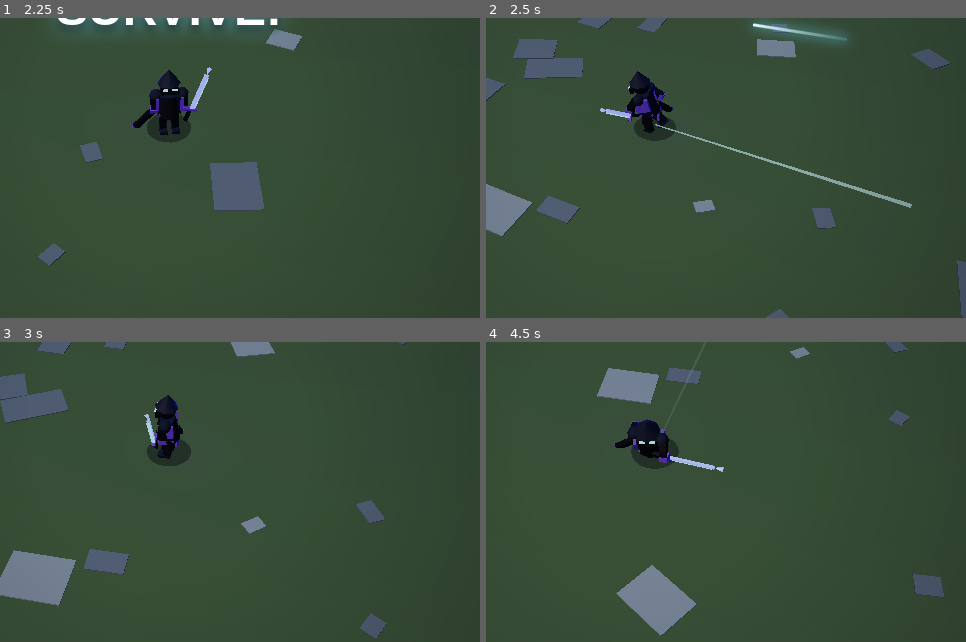
Above: before the commit, frames 1-4 (two rows, left to right).
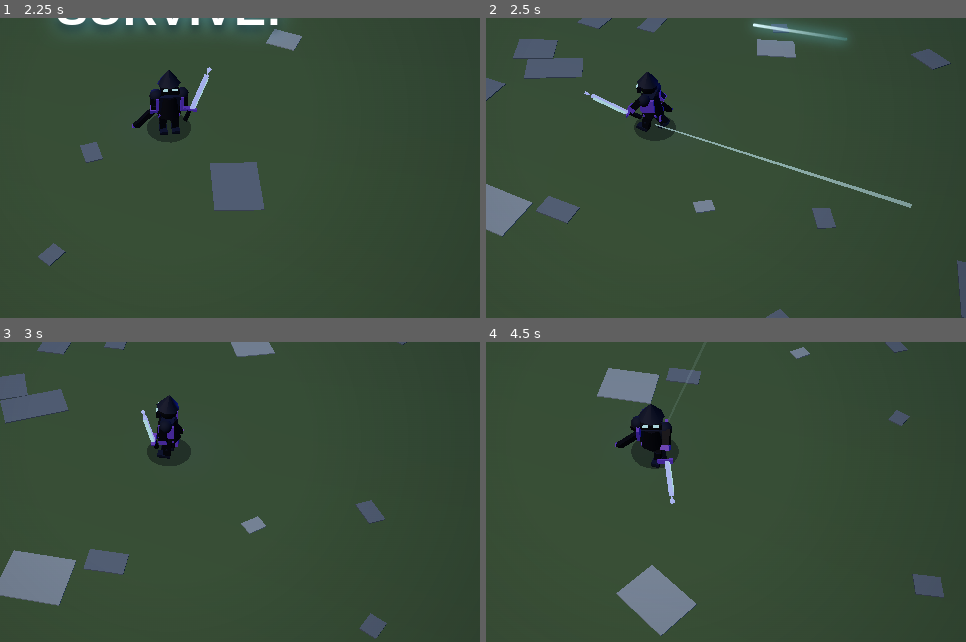
Above: after the commit, the same moments.

Repository: vexelkang-cell/gamepai
Game: browser game, page games/fliker-kill/index.html
The game is run twice, just before and just after one commit, with the same random seed, the same clock (stepped at 60 frames per second) and the same inputs.
Inputs (mouse positions are % of the whole screen's width and height, from its top left):
- Up to frame 1 (2.25 s): click "PLAY" at 0.27 s; click (50, 60) at 1.07 s; click "Ⅱ" at 1.27 s; click (30, 40) at 1.67 s; click "RESUME" at 1.77 s; click "♫" at 1.87 s
- Up to frame 2 (2.5 s): press the mouse at (70, 35) at 2.27 s; release the mouse at (50, 30) at 2.4 s; click "♪̸" at 2.47 s
- Up to frame 3 (3 s): click (65, 70) at 2.87 s
- Up to frame 4 (4.5 s): click "Ⅱ" at 3.07 s; click (25, 75) at 3.47 s; click "RESUME" at 3.67 s; press the mouse at (50, 30) at 4.07 s; release the mouse at (40, 85) at 4.2 s; click "♫" at 4.27 s
The pictures show only the part of the screen within x 32-82%, y 32-82%; the shares and areas given below are measured in that part.

Frame 1 is identical in both runs. In frame 2, 0.9% of the frame differs, in the area x 20-39%, y 17-39%; in frame 3, 0.2%; in frame 4, 1.2%, in the area x 26-50%, y 20-54%.

Commit message:
Improve sword thrust and running hop animations

Diff:
--- a/games/fliker-kill/index.html
+++ b/games/fliker-kill/index.html
@@ -231,7 +231,7 @@
 if(target)sound('tele');styleEffects(origin,bounded);hero.position.copy(bounded)
 }
 function hurt(){if(invuln>0)return;lives--;invuln=1.25;hero.userData.mode='hurt';hero.userData.modeTime=0;shake=.25;sound('hurt');$('hit-flash').style.opacity='.28';setTimeout(()=>$('hit-flash').style.opacity='0',120);updateHud();if(lives<=0)gameOver()}
-function resetMotion(){const a=hero.userData;a.mode='idle';a …(292 unchanged characters)… .rotation.set(0,0,0)});a.sword.rotation.z=-.32}
+function resetMotion(){const a=hero.userData;a.mode='idle';a …(292 unchanged characters)… .rotation.set(0,0,0)});a.sword.rotation.set(0,0,-.32);a.sword.position.set(.72,1.15,.36)}
 function stepDust(x,z){const m=new THREE.MeshBasicMaterial({color:0x9aa8a9,transparent:true,opacity:.22,depthWrite:fals …(222 unchanged characters)…
 function move(dt){const a=hero.userData,dx=pointer.x-pointer.sx,dy=pointer.y-pointer.sy,mag=pointer.down?Math.hypot(dx, …(1042 unchanged characters)…
 let lastFlick=-Infinity,trailTimer,hudClock=0;
@@ -261,18 +261,20 @@
 const running=anim.mode==='run',moving=running||anim.mode==='walk',blend=1-Math.exp(-10*dt),strength=moving?Math.min(1,actualSpeed/5.3):0;anim.weight+=((locked?0:strength)-anim.weight)*blend;
 const pace=running?2.05:1.65;const previous=anim.phase;if(!locked&&actualSpeed>.12)anim.phase+=actualSpeed*dt*pace;
 const wave=Math.sin(anim.phase),lift=Math.max(0,Math.cos(anim.phase));
-anim.body.position.y+=( (locked?anim.mode==='hurt'?.03:0:anim.weight*(.025+lift*(running?.075:.045))+Math.sin(elapsed*2.5)*.015*(1-anim.weight))-anim.body.position.y)*blend;
-const active=attackState&&attackAnim>0,progress=active?attackState.elapsed/attackState.duration:0;const lean=anim.mode==='hurt'?- .34:active?.48:running?.28:anim.mode==='walk'?.09:0;
+const runHop=running?Math.pow(Math.max(0,Math.sin(anim.phase)),1.5):0;
+const bodyBob=running?.035+runHop*.22:anim.weight*(.025+lift*.045)+Math.sin(elapsed*2.5)*.015*(1-anim.weight);
+anim.body.position.y+=((locked?(anim.mode==='hurt'?.03:0):bodyBob)-anim.body.position.y)*blend;
+const active=attackState&&attackAnim>0,progress=active?attackState.elapsed/attackState.duration:0;const lean=anim.mode==='hurt'?- .34:active?.22:running?.34:anim.mode==='walk'?.09:0;
 anim.body.rotation.x+=(lean-anim.body.rotation.x)*blend;
 anim.body.position.z+=((anim.mode==='hurt'?-Math.sin(Math.min(1,anim.modeTime/.32)*Math.PI)*.25:0)-anim.body.position.z)*blend;
 anim.torso.rotation.y+=((locked?anim.mode==='attack'?.28:0:wave*.09*anim.weight)-anim.torso.rotation.y)*blend;
 anim.torso.rotation.z+=((anim.mode==='hurt'?.2:locked?0:Math.cos(anim.phase)*.035*anim.weight)-anim.torso.rotation.z)*blend;
 anim.torso.scale.set(1+Math.sin(elapsed*2.5)*.012,1+Math.sin(elapsed*2.5)*.015,1);
-anim.legs.forEach((leg,i)=>{const side=i===0?1:-1,cycle=Math …(89 unchanged characters)… =locked?(anim.mode==='hurt'?(i?-.25:.3):i?-.18:.35):swing;leg.hip.rotation.x+=(hipTarget-leg.hip.rotation.x)*blend;const kneeTarget=locked?(anim.mode==='hurt'?.4:.2):Math.max(0,-cycle)*(running?.95:.62)*anim.weight;leg.knee.rotation.x+=( …(347 unchanged characters)…
-anim.arms.forEach((arm,i)=>{const side=i?1:-1,cycle=Math.sin(anim.phase+(i?Math.PI:0));const target=anim.mode==='hurt'?(i?-.65:.8):locked?(i?-.95:.55):-cycle*(running?.62:.38)*anim.weight;arm.shoulder.rotation.x+=(target-arm.shoulder.rotation.x)*blend;arm.elbow.rotation.x+=((locked?.3:running?.55:.25)-arm.elbow.rotation.x)*blend;arm.sh …(92 unchanged characters)…
+anim.legs.forEach((leg,i)=>{const side=i===0?1:-1,cycle=Math …(89 unchanged characters)… =locked?(anim.mode==='hurt'?(i?-.25:.3):active?(i?-.72:.58):(i?-.18:.35)):swing*(running?1.18:1);leg.hip.rotation.x+=(hipTarget-leg.hip.rotation.x)*blend;const kneeTarget=locked?(anim.mode==='hurt'?.4:active?.38:.2):Math.max(0,-cycle)*(running?1.28:.62)*anim.weight;leg.knee.rotation.x+=( …(347 unchanged characters)…
+anim.arms.forEach((arm,i)=>{const side=i?1:-1,cycle=Math.sin(anim.phase+(i?Math.PI:0));const target=anim.mode==='hurt'?(i?-.65:.8):active?(i?-.95:.25):locked?(i?-.95:.55):-cycle*(running?.9:.38)*anim.weight;arm.shoulder.rotation.x+=(target-arm.shoulder.rotation.x)*blend;arm.elbow.rotation.x+=((active?(i?.04:.5):locked?.3:running?.7:.25)-arm.elbow.rotation.x)*blend;arm.sh …(92 unchanged characters)…
 anim.scarf.rotation.x+=(Math.sin(elapsed*7)*.09+(running?.38:anim.mode==='teleport'?.5:.08)*anim.weight-anim.scarf.rotation.x)*blend;anim.scarf.rotation.z=.18+Math.sin(elapsed*5)*.09;
-if(active){const sweep=Math.sin(progress*Math.PI);anim.body.rotation.y+=(0-anim.body.rotation.y)*blend;anim.body.position.y+=(-.12*sweep-anim.body.position.y)*blend;anim.torso.rotation.z+=(-.16*sweep-anim.torso.rotation.z)*blend;anim.legs.forEach((leg,i)=>{const pose=i?-.35:.55;leg.hip.rotation.x+=(pose-leg.hip.rotation.x)*blend;leg.knee.rotation.x+=((.28+.18*sweep)-leg.knee.rotation.x)*blend});anim.arms.forEach((arm,i)=>{const pose=i?-.85:.95;arm.shoulder.rotation.x+=(pose-arm.shoulder.rotation.x)*blend});}else anim.body.rotation.y+=(0-anim.body.rotation.y)*blend;
-const swordTarget=active?-.32-1.65*Math.sin(progress*Math.PI):-.32+wave*.08*anim.weight;anim.sword.rotation.z+=(swordTarget-anim.sword.rotation.z)*blend;
+if(active){const thrust=Math.sin(progress*Math.PI);anim.body.rotation.y+=(0-anim.body.rotation.y)*blend;anim.body.position.y+=(-.045*thrust-anim.body.position.y)*blend;anim.torso.rotation.z+=(-.08*thrust-anim.torso.rotation.z)*blend;anim.legs.forEach((leg,i)=>{const pose=i?-.48:.42;leg.hip.rotation.x+=(pose-leg.hip.rotation.x)*blend;leg.knee.rotation.x+=((.2+.12*thrust)-leg.knee.rotation.x)*blend});anim.arms.forEach((arm,i)=>{const pose=i?-.95:.25;arm.shoulder.rotation.x+=(pose-arm.shoulder.rotation.x)*blend;arm.elbow.rotation.x+=((i?.04:.5)-arm.elbow.rotation.x)*blend});}else anim.body.rotation.y+=(0-anim.body.rotation.y)*blend;
+const swordTargetZ=active?1.35:0;anim.sword.rotation.x+=(swordTargetZ-anim.sword.rotation.x)*blend;const swordForward=active?.36+.72*Math.sin(progress*Math.PI):.36;anim.sword.position.z+=(swordForward-anim.sword.position.z)*blend;const swordTarget=active?-.32-.12*Math.sin(progress*Math.PI):-.32+wave*.08*anim.weight;anim.sword.rotation.z+=(swordTarget-anim.sword.rotation.z)*blend;anim.sword.rotation.z+=(swordTarget-anim.sword.rotation.z)*blend;
 anim.rim.intensity=anim.mode==='teleport'?3.4:1.8;
 hero.visible=anim.mode!=='teleport'||Math.floor(teleportAnim*26)%2===0;
 if(invuln>0){anim.torso.children[0].material=ninjaArmor;anim.rim.color.setHex(Math.floor(invuln*14)%2?0xff3155:0x6555ff)}else anim.rim.color.setHex(0x6555ff);
